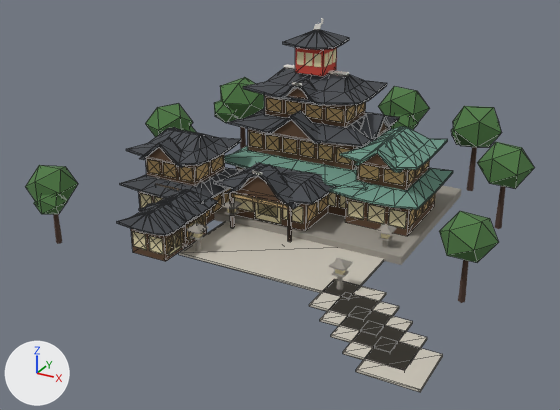
The glTF model public/models/landmarks/dogo-onsen.glb: old version first, new version second.
Rendered twice from a 50 mm lens placed at (12.6, -25.1, 12.3), pointed at (0.0, -2.1, 0.8). Every picture has the same lights, and +X, +Y and +Z are marked at lower left. The older version comes first. Mesh edges are drawn as thin lines on the coarser meshes. Vertices at exactly the same position are counted once.

Script lines for the objects in view, before the commit:
```python
me_dogo_pave = bpy.data.meshes.new('dogo_pave')
me_dogo_pave.from_pydata(...)  # 48 vertices, 72 faces; spans x -2.0..7.9, y -9.1..-1.6, z -0.04..0.03
me_dogo_pave.materials.append(mat_pave)  # light grey #c9c3b6
me_dogo_sudare = bpy.data.meshes.new('dogo_sudare')
me_dogo_sudare.from_pydata(...)  # 352 vertices, 528 faces; spans x -4.88..4.62, y -6.45..2.62, z 0.26..4.12
me_dogo_sudare.materials.append(mat_sudare)  # brown #c8a874
me_dogo_tile = bpy.data.meshes.new('dogo_tile')
me_dogo_tile.from_pydata(...)  # 524 vertices, 996 faces; spans x -5.67..2.65, y -6.8..2.87, z 1.05..6.7
me_dogo_tile.materials.append(mat_tile)  # dark grey #4a4d52
me_dogo_wood = bpy.data.meshes.new('dogo_wood')
me_dogo_wood.from_pydata(...)  # 164 vertices, 256 faces; spans x -5.2..4.6, y -6.5..2.7, z 0.0..4.87
me_dogo_wood.materials.append(mat_wood)  # brown #5e4632
me_glow_win_2_0 = bpy.data.meshes.new('glow_win_2_0')
me_glow_win_2_0.from_pydata(...)  # 24 vertices, 36 faces; spans x -2.73..2.92, y -2.57..-0.7, z 0.54..1.29
me_glow_win_2_0.materials.append(mat_glow_cream)  # beige #e8dcb0
ob_dogo_pave = bpy.data.objects.new('dogo_pave', me_dogo_pave)
ob_dogo_pave.location = (0.0, 0.0, 0.0)
ob_dogo_sudare = bpy.data.objects.new('dogo_sudare', me_dogo_sudare)
ob_dogo_sudare.location = (0.0, 0.0, 0.0)
ob_dogo_tile = bpy.data.objects.new('dogo_tile', me_dogo_tile)
ob_dogo_tile.location = (0.0, 0.0, 0.0)
ob_dogo_wood = bpy.data.objects.new('dogo_wood', me_dogo_wood)
ob_dogo_wood.location = (0.0, 0.0, 0.0)
ob_glow_win_2_0 = bpy.data.objects.new('glow_win_2_0', me_glow_win_2_0)
ob_glow_win_2_0.location = (0.0, 0.0, 0.0)
# also in view: 'dogo_stone' at (0.4, -0.8, 0.5); 'dogo_green' at (0.9, 0.8, 2.4); 'glow_tower' at (-0.1, 0.9, 5.7); 'dogo_leaf' at (0.3, 0.0, 2.4); 'glow_win_2_2' at (1.6, -1.6, 0.9)
```
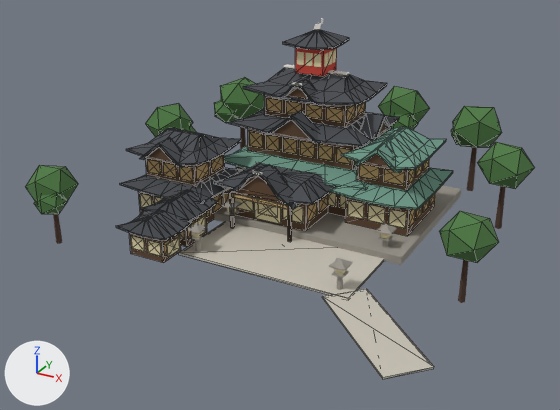
Location of each change, (x1, y1, x2, y2) in pixels of the pictures (560 x 410 px; the box of a moved part takes in the faces that stretch with it):
'dogo_tile', reshaped
    before: (117, 30, 400, 236)
    after: (116, 30, 400, 241)
'dogo_pave', reshaped (8% shorter)
    before: (179, 221, 443, 392)
    after: (179, 221, 434, 379)
'dogo_wood', reshaped
    before: (131, 88, 436, 262)
    after: (129, 88, 436, 263)
'dogo_sudare', reshaped
    before: (147, 98, 436, 254)
    after: (147, 98, 436, 256)
part 1 of me_dogo_pave, deleted
    before: (320, 293, 399, 335)
part 2 of me_dogo_pave, deleted
    before: (331, 306, 413, 351)
part 3 of me_dogo_pave, deleted
    before: (343, 321, 427, 369)
part 4 of me_dogo_pave, deleted
    before: (356, 337, 443, 392)
part 5 of me_dogo_pave, moved or reshaped
    before: (309, 279, 386, 318)
    after: (322, 289, 434, 379)
part 6 of me_dogo_sudare, deleted
    before: (175, 228, 184, 247)
part 7 of me_dogo_sudare, moved or reshaped
    before: (156, 184, 206, 254)
    after: (163, 213, 207, 256)
part 8 of me_dogo_tile, moved or reshaped
    before: (117, 203, 196, 236)
    after: (116, 210, 192, 241)
part 9 of me_dogo_wood, moved or reshaped
    before: (131, 227, 184, 262)
    after: (129, 233, 181, 263)

Diff of the bpy script that builds the scene:
```diff
--- a/public/models/landmarks/dogo-onsen.glb.py
+++ b/public/models/landmarks/dogo-onsen.glb.py
@@ me_dogo_pave @@
 # used by ob_dogo_pave; location = (0.0, 0.0, 0.0)
-me_dogo_pave.from_pydata(...)  # 48 vertices, 72 faces; spans x -2.0..7.9, y -9.1..-1.6, z -0.04..0.03
+me_dogo_pave.from_pydata(...)  # 16 vertices, 24 faces; spans x -2.0..7.87, y -9.05..-1.6, z -0.04..0.03
+# me_dogo_pave part 1: the loose piece of 8 vertices spanning x 4.15..5.95, y -7.3..-5.5, z -0.04..0.03 is deleted
+# me_dogo_pave part 2: the loose piece of 8 vertices spanning x 4.8..6.6, y -7.9..-6.1, z -0.04..0.03 is deleted
+# me_dogo_pave part 3: the loose piece of 8 vertices spanning x 5.45..7.25, y -8.5..-6.7, z -0.04..0.03 is deleted
+# me_dogo_pave part 4: the loose piece of 8 vertices spanning x 6.1..7.9, y -9.1..-7.3, z -0.04..0.03 is deleted
+# me_dogo_pave part 5: 6 vertices moved from x 3.5..5.3, y -6.7..-4.9, z -0.04..0.03 to x 3.63..6.85, y -9.05..-4.95, z -0.04..0.02; 2 vertices removed from x 5.3, y -4.9, z -0.04..0.03; 2 vertices added at x 7.87, y -7.95, z -0.04..0.02
 me_dogo_pave.materials.append(mat_pave)
@@ me_dogo_sudare @@
 # used by ob_dogo_sudare; location = (0.0, 0.0, 0.0)
-me_dogo_sudare.from_pydata(...)  # 352 vertices, 528 faces; spans x -4.88..4.62, y -6.45..2.62, z 0.26..4.12
+me_dogo_sudare.from_pydata(...)  # 344 vertices, 516 faces; spans x -4.88..4.62, y -6.55..2.62, z 0.22..4.12
+# me_dogo_sudare part 6: the loose piece of 8 vertices spanning x -2.05..-2.03, y -5.89..-5.45, z 0.26..0.84 is deleted
+# me_dogo_sudare part 7
+# 8 vertices in x -2.05..-2.03, y -5.24..-4.72, z 0.26..0.84 move by (0.0, 0.71, 0.0)
+# 24 vertices move from x -4.35..-2.03, y -6.45..-3.86, z 0.26..1.45 to x -2.05..-2.03, y -6.55..-4.66, z 0.22..0.84
 me_dogo_sudare.materials.append(mat_sudare)
@@ me_dogo_tile @@
 # used by ob_dogo_tile; location = (0.0, 0.0, 0.0)
-me_dogo_tile.from_pydata(...)  # 524 vertices, 996 faces; spans x -5.67..2.65, y -6.8..2.87, z 1.05..6.7
+me_dogo_tile.from_pydata(...)  # 524 vertices, 996 faces; spans x -5.67..2.65, y -6.85..2.87, z 0.9..6.7
+# me_dogo_tile part 8: the loose piece of 50 vertices spanning x -3.78..-1.72, y -6.8..-5.1, z 1.05..1.6 is scaled about its middle by (1, 0.882, 0.94), then moved by (0.0, -0.15, -0.16)
+# other edits to the shape of me_dogo_tile do not show in these pictures
 me_dogo_tile.materials.append(mat_tile)
@@ me_dogo_wood @@
 # used by ob_dogo_wood; location = (0.0, 0.0, 0.0)
-me_dogo_wood.from_pydata(...)  # 164 vertices, 256 faces; spans x -5.2..4.6, y -6.5..2.7, z 0.0..4.87
+me_dogo_wood.from_pydata(...)  # 164 vertices, 256 faces; spans x -5.2..4.6, y -6.6..2.7, z 0.0..4.87
+# me_dogo_wood part 9: the loose piece of 8 vertices spanning x -3.45..-2.05, y -6.5..-5.4, z 0.0..1.05 is scaled about its middle by (1, 0.909, 0.857), then moved by (0.0, -0.15, -0.07)
+# other edits to the shape of me_dogo_wood do not show in these pictures
 me_dogo_wood.materials.append(mat_wood)
```
